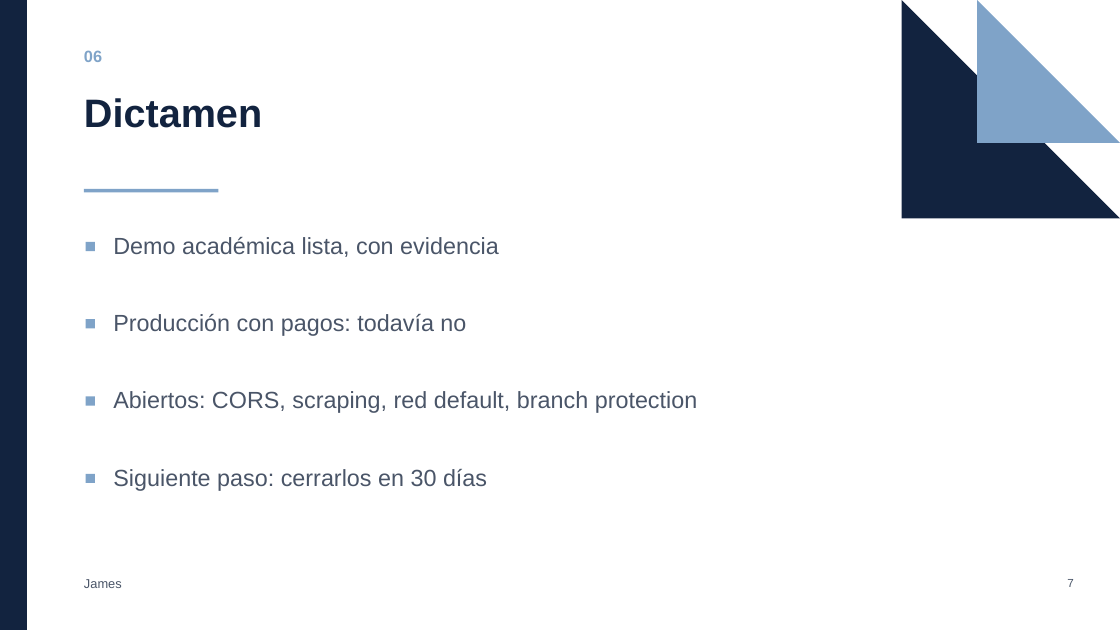
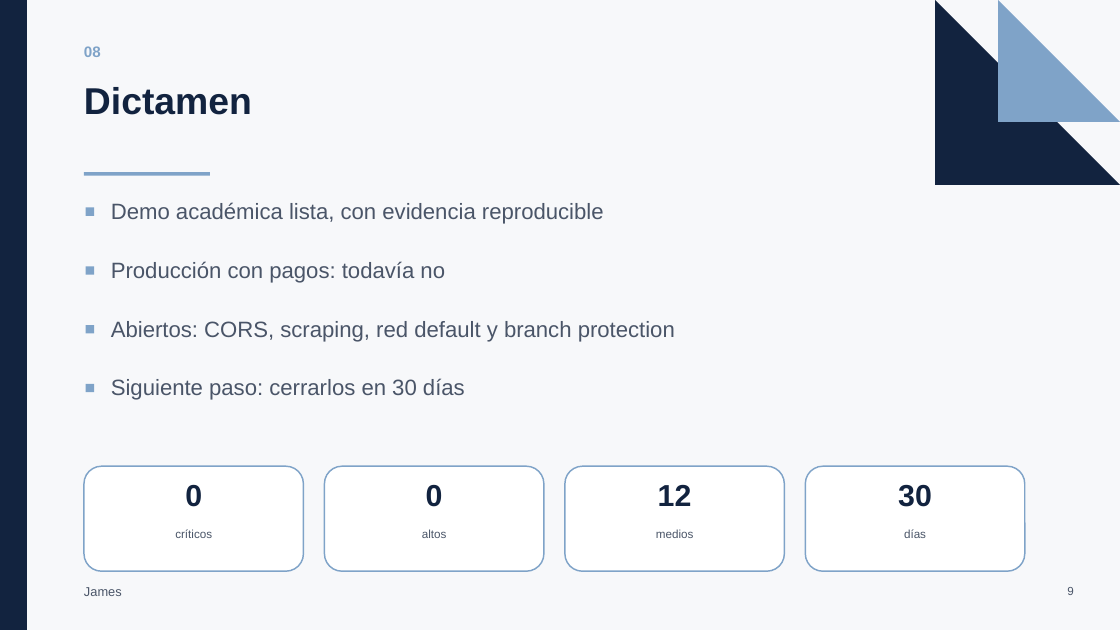
Before and after one commit to Joliva07/ProyectoFinal_SeguridadEnAplicaciones, a slide deck: slide 9 of docs/06-informe/salida/presentacion.pptx (slide 7 before the commit). Drawn at 1120x630 pixels with LibreOffice and Linux fonts; fonts in the diff are those of the drawing. Boxes give left, top, right and bottom in pixels: in the first picture for what was removed or moved away, otherwise in the second. Text is boxed around its words. In the diff, an @@ line names an element or a change of style, - is before the commit and + after.

```diff
--- a/docs/06-informe/salida/presentacion.pptx
+++ b/docs/06-informe/salida/presentacion.pptx
@@ rectangle added at (x1=0, y1=0, x2=1120, y2=630), fill #F7F8FA @@
@@ right triangle resized from (x1=902, y1=0, x2=1120, y2=218) to (x1=935, y1=0, x2=1120, y2=185) @@
@@ right triangle resized from (x1=977, y1=0, x2=1120, y2=143) to (x1=998, y1=0, x2=1120, y2=122) @@
@@ text at (x1=84, y1=46, x2=101, y2=57): text changed; size 14 to 13 pt @@
-06
+08
@@ text "Dictamen" moved from (x1=84, y1=98, x2=262, y2=128) to (x1=84, y1=87, x2=252, y2=115) @@
@@ text "Dictamen" at (x1=84, y1=87, x2=252, y2=115): size 34 to 32 pt @@
@@ rectangle resized from (x1=84, y1=189, x2=218, y2=192) to (x1=84, y1=172, x2=210, y2=176) @@
@@ rectangle moved from (x1=86, y1=242, x2=95, y2=251) to (x1=86, y1=208, x2=94, y2=216) @@
@@ text at (x1=111, y1=202, x2=604, y2=224): text changed; size 20 to 19 pt @@
-Demo académica lista, con evidencia
+Demo académica lista, con evidencia reproducible
@@ rectangle moved from (x1=86, y1=319, x2=95, y2=329) to (x1=86, y1=266, x2=94, y2=275) @@
@@ text "Producción con pagos: todavía no" moved from (x1=113, y1=314, x2=466, y2=336) to (x1=111, y1=261, x2=445, y2=283) @@
@@ text "Producción con pagos: todavía no" at (x1=111, y1=261, x2=445, y2=283): size 20 to 19 pt @@
@@ rectangle moved from (x1=86, y1=397, x2=95, y2=406) to (x1=86, y1=325, x2=94, y2=334) @@
@@ text at (x1=111, y1=321, x2=675, y2=342): text changed; size 20 to 19 pt @@
-Abiertos: CORS, scraping, red default, branch protection
+Abiertos: CORS, scraping, red default y branch protection
@@ rectangle moved from (x1=86, y1=474, x2=95, y2=483) to (x1=86, y1=384, x2=94, y2=392) @@
@@ text "Siguiente paso: cerrarlos en 30 ..." at (x1=111, y1=378, x2=465, y2=400): size 20 to 19 pt @@
@@ text "Siguiente paso: cerrarlos en 30 ..." moved from (x1=113, y1=469, x2=487, y2=491) to (x1=111, y1=378, x2=465, y2=400) @@
@@ rounded rectangle added at (x1=84, y1=466, x2=303, y2=571), fill #FFFFFF, outline #7FA3C8 1.25 pt @@
@@ rounded rectangle added at (x1=324, y1=466, x2=544, y2=571), fill #FFFFFF, outline #7FA3C8 1.25 pt @@
@@ rounded rectangle added at (x1=565, y1=466, x2=784, y2=571), fill #FFFFFF, outline #7FA3C8 1.25 pt @@
@@ rounded rectangle added at (x1=806, y1=466, x2=1025, y2=571), fill #FFFFFF, outline #7FA3C8 1.25 pt @@
@@ text added at (x1=185, y1=485, x2=202, y2=507), 26 pt, text #12233F, bold @@
+0
@@ text added at (x1=426, y1=485, x2=443, y2=507), 26 pt, text #12233F, bold @@
+0
@@ text added at (x1=658, y1=485, x2=692, y2=506), 26 pt, text #12233F, bold @@
+12
@@ text added at (x1=898, y1=485, x2=932, y2=507), 26 pt, text #12233F, bold @@
+30
@@ text added at (x1=175, y1=529, x2=212, y2=538), 10 pt, text #4A5568 @@
+críticos
@@ text added at (x1=422, y1=529, x2=447, y2=538), 10 pt, text #4A5568 @@
+altos
@@ text added at (x1=656, y1=529, x2=693, y2=538), 10 pt, text #4A5568 @@
+medios
@@ text added at (x1=904, y1=529, x2=926, y2=538), 10 pt, text #4A5568 @@
+días
@@ text "James" moved from (x1=84, y1=579, x2=122, y2=588) to (x1=84, y1=587, x2=122, y2=596) @@
@@ text at (x1=1067, y1=587, x2=1073, y2=595): text changed @@
-7
+9
```
Also in this commit, not shown: 2 other slides changed, 8 slides added, 4 slides removed, 1 other file.
